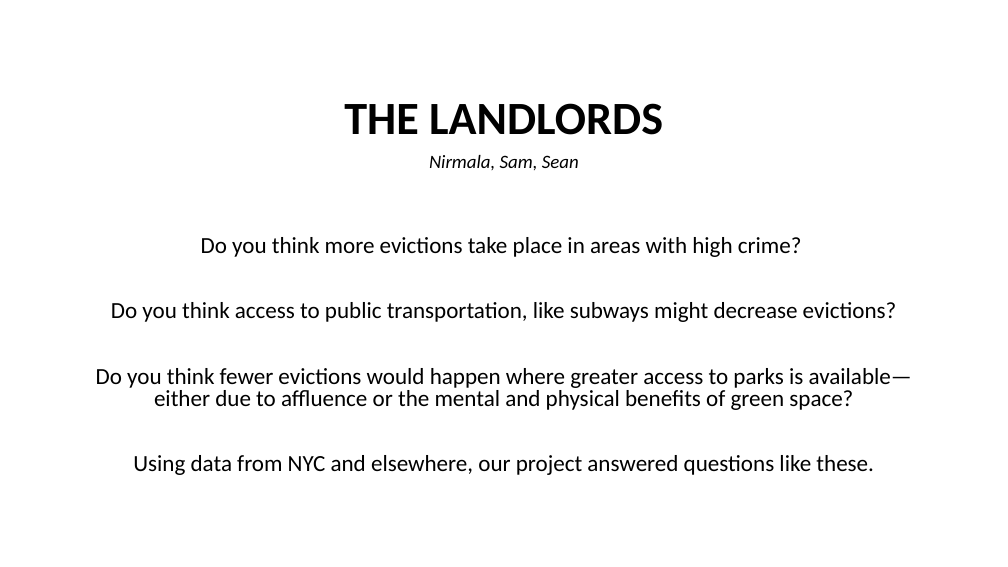
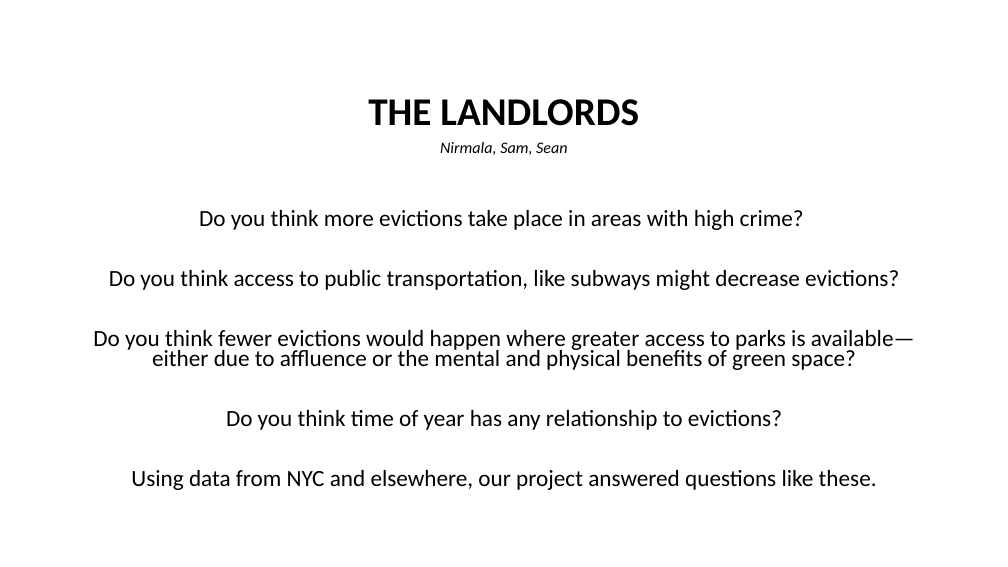
Before and after one commit to smaups/Project_1, a slide deck: slide 1 of LANDLORDS.pptx. Drawn at 1008x567 pixels with LibreOffice and Linux fonts; fonts in the diff are those of the drawing. Boxes give left, top, right and bottom in pixels: in the first picture for what was removed or moved away, otherwise in the second. Text is boxed around its words. In the diff, an @@ line names an element or a change of style, - is before the commit and + after.

```diff
--- a/LANDLORDS.pptx
+++ b/LANDLORDS.pptx
@@ text at (93, 99, 915, 490): size 44 to 37.4 pt in "THE LANDLORDS"; size 18 to 15.3 pt in "Nirmala, Sam, Sean"; size 22 to 22.1 pt in "Do you think more evictions take place ...", "Do you think access to public transportation, ...", "Do you think fewer evictions would happen ...", "Using data from NYC and elsewhere, our ..."; line spacing 0.8 to 0.7 @@
@@ text at (226, 410, 782, 430): paragraph added @@
+Do you think time of year has any relationship to evictions?
```
Also in this commit, not shown: 4 other slides changed, 2 slides added.
